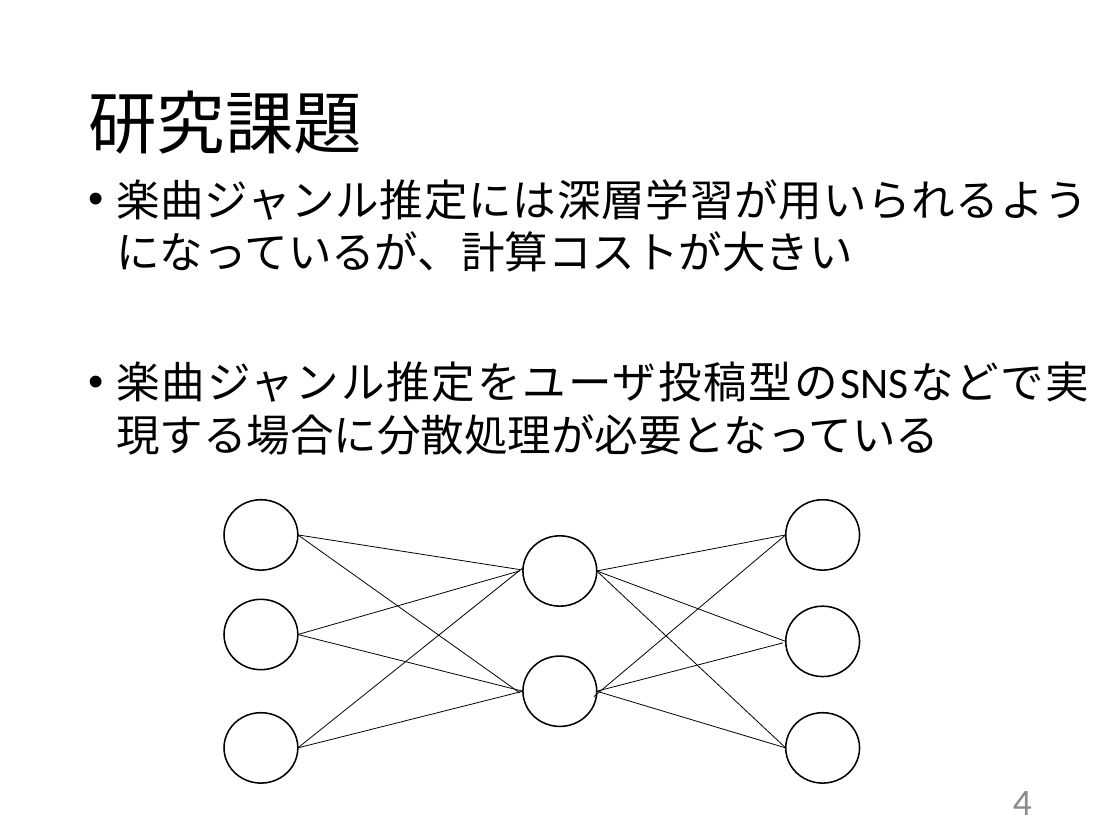
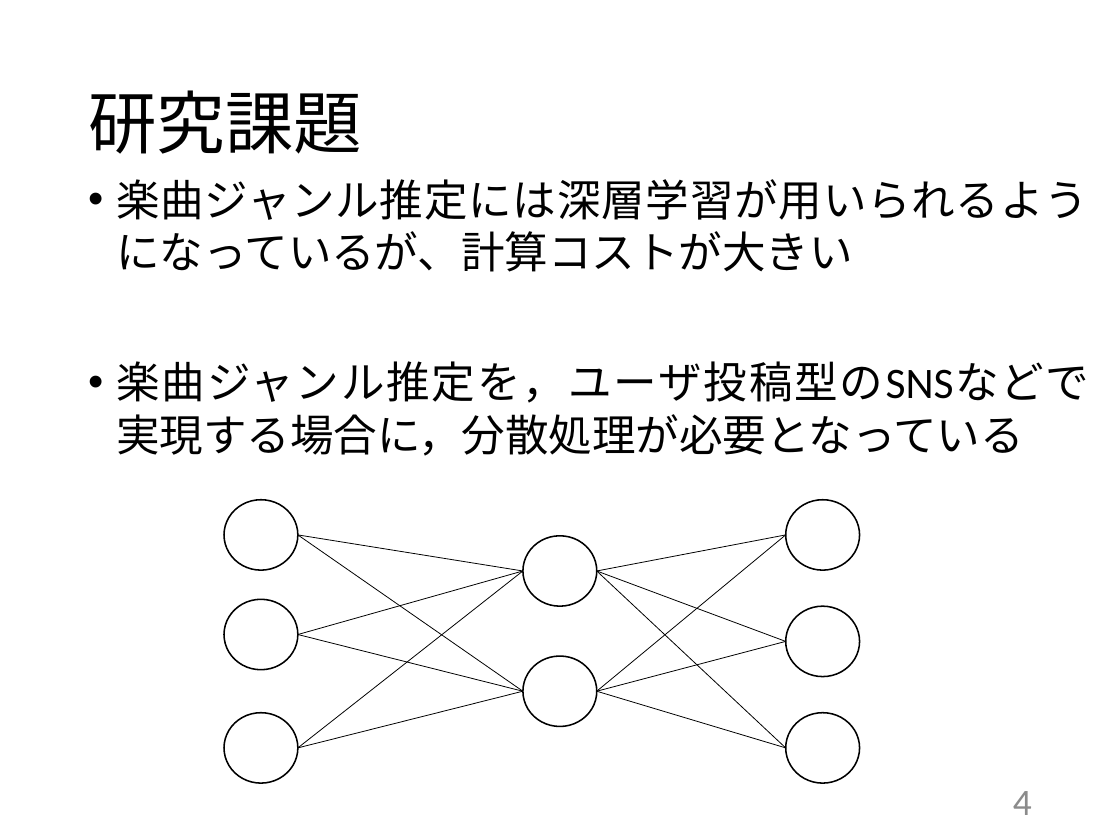
Before and after one commit to kait-takanolab/1821144-yoshii-thesis, a slide deck: slide 4 of 発表用スライド/1821144_卒研発表.pptx. Drawn at 1120x840 pixels with LibreOffice and Linux fonts; fonts in the diff are those of the drawing. Boxes give left, top, right and bottom in pixels: in the first picture for what was removed or moved away, otherwise in the second. Text is boxed around its words. In the diff, an @@ line names an element or a change of style, - is before the commit and + after.

```diff
--- a/発表用スライド/1821144_卒研発表.pptx
+++ b/発表用スライド/1821144_卒研発表.pptx
@@ text at (x1=116, y1=361, x2=1089, y2=456): text changed @@
-• 楽曲ジャンル推定をユーザ投稿型のSNSなどで実現する場合に分散処理が必要となっている
+• 楽曲ジャンル推定を，ユーザ投稿型のSNSなどで実現する場合に，分散処理が必要となっている
@@ line moved from (594, 697) - (786, 535) to (597, 691) - (786, 535) @@
@@ line moved from (298, 748) - (523, 568) to (298, 748) - (523, 571) @@
@@ 3 lines moved together from (x1=298, y1=535, x2=783, y2=693) to (x1=298, y1=535, x2=786, y2=691) @@
```
Also in this commit, not shown: 10 other slides changed, 1 other file.
